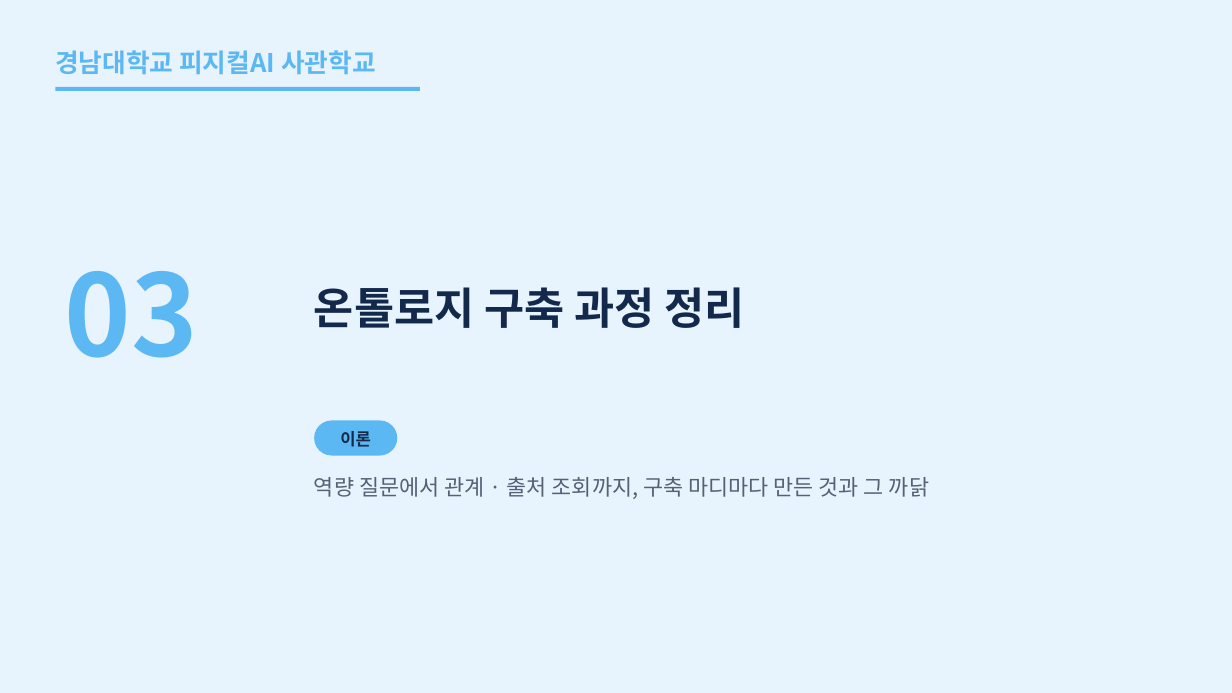
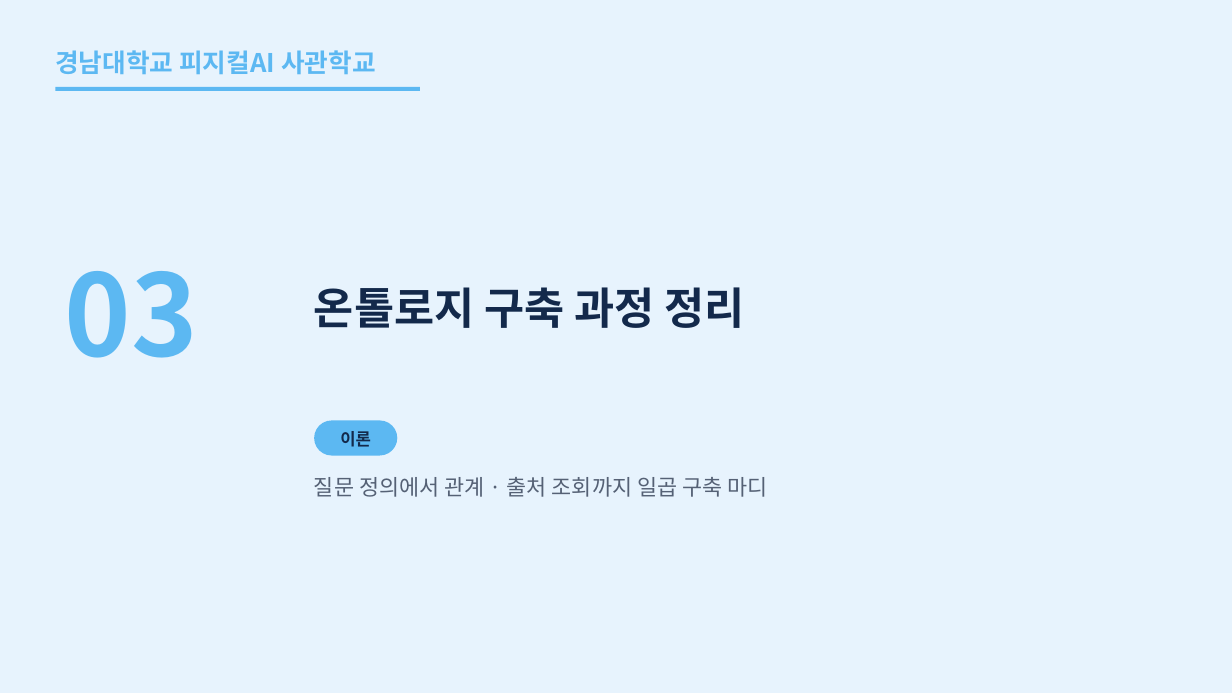
Before and after one commit to uengine-oss/hyd-iot-edu, a slide deck: slide 55 of workspace/강의제작/산출물/실전반/이론/03회차/실전반_03일차.pptx. Drawn at 1232x693 pixels with LibreOffice and Linux fonts; fonts in the diff are those of the drawing. Boxes give left, top, right and bottom in pixels: in the first picture for what was removed or moved away, otherwise in the second. Text is boxed around its words. In the diff, an @@ line names an element or a change of style, - is before the commit and + after.

Commit message:
실전반 3회차 재생 검토 고침 — 55장 간지 부제를 낭독(구축 마디 일곱의 처음 · 끝 · 개수)에 맞춤(화면만), 72장 낭독 「오른쪽 띠는 에이전트의 근거」(화면 띠 이름과 같게) · 72장 1구획 음성 다시 삼(425자 · 206크레딧, 승인 상한 20,000 안 · 누계 18,519)

```diff
--- a/workspace/강의제작/산출물/실전반/이론/03회차/실전반_03일차.pptx
+++ b/workspace/강의제작/산출물/실전반/이론/03회차/실전반_03일차.pptx
@@ text at (314, 477, 767, 497): text changed @@
-역량 질문에서 관계 · 출처 조회까지, 구축 마디마다 만든 것과 그 까닭
+질문 정의에서 관계 · 출처 조회까지 일곱 구축 마디
```
Also in this commit, not shown: 6 other files.
